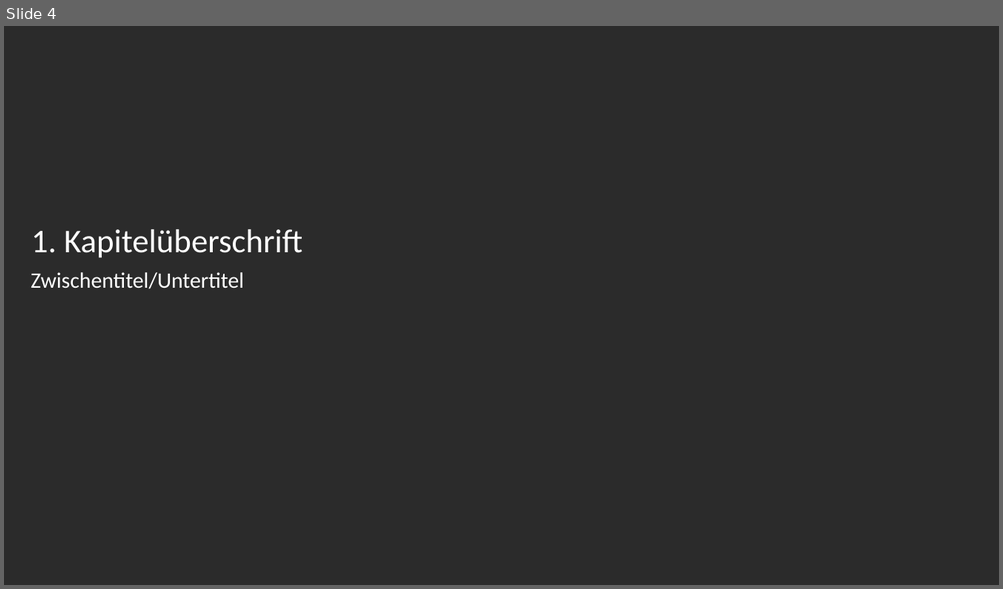
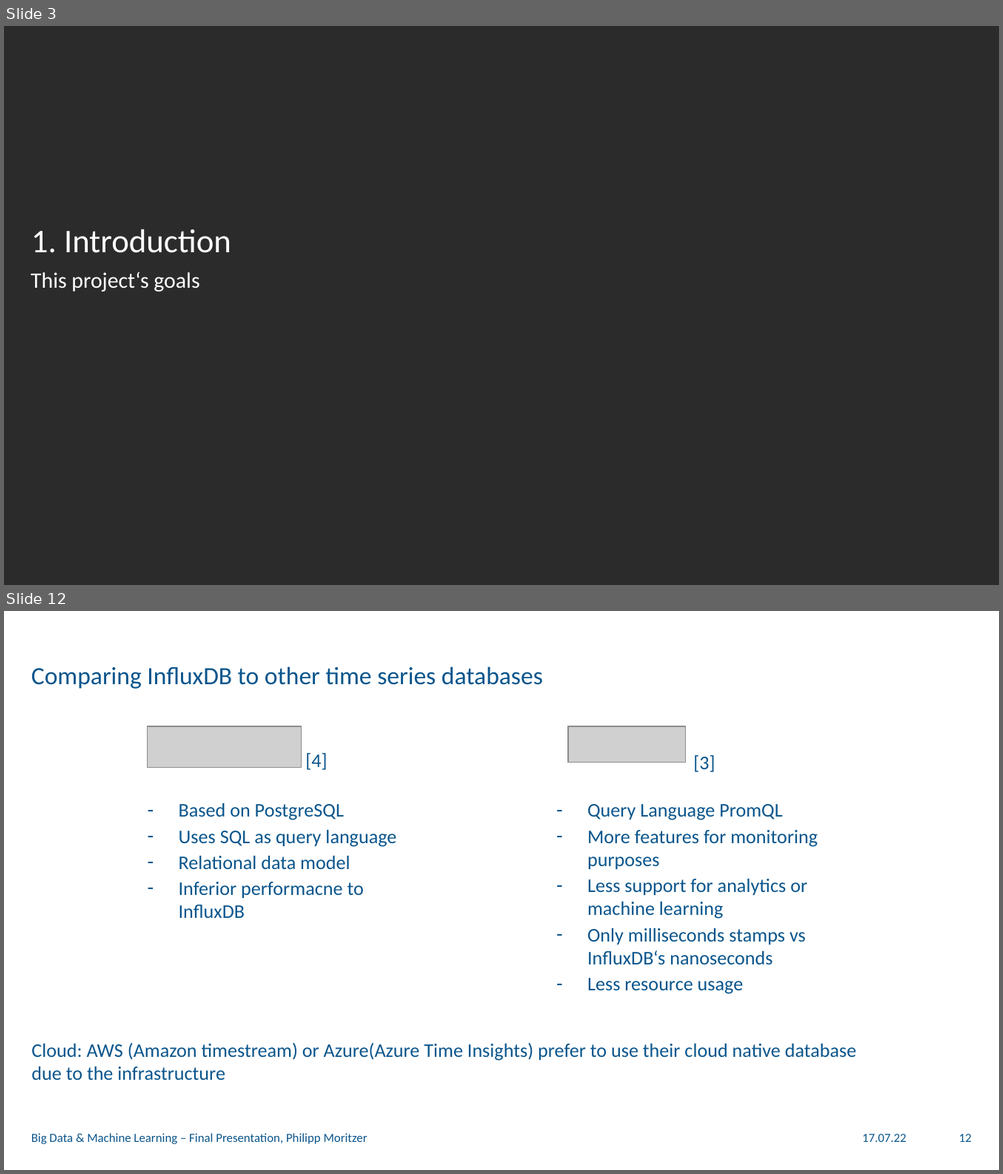
Before and after one commit to philippmoritzer/bd-ml-project, a slide deck: docs/presentation.pptx. Shown one above the other, each under a label of ours: slide 4 before the commit, slides 3 and 12 after it; the slides between them are not shown. The pictures are 1003x589 and 1003x1174 pixels, drawn with LibreOffice and Linux fonts; fonts in the diff are those of the drawing; grey boxes stand for pictures; background and template pictures are left out; a plain dark background stands for a picture behind light text. Boxes give left, top, right and bottom in pixels: in the first picture for what was removed or moved away, otherwise in the second. Text is boxed around its words. In the diff, an @@ line names an element or a change of style, - is before the commit and + after.

Commit message:
spelling

```diff
--- a/docs/presentation.pptx
+++ b/docs/presentation.pptx
@@ slide 12 added at (4,611,999,1170), background picture (left out) @@
@@ title added at (31,667,543,689), 18 pt, text #0A558C @@
+Comparing InfluxDB to other time series databases
@@ picture added at (148,726,301,767) @@
@@ picture added at (568,726,686,762) @@
@@ text added at (305,753,327,770), 14 pt, text #0A558C @@
+[4]
@@ text added at (693,755,714,772), 14 pt, text #0A558C @@
+[3]
@@ text added at (179,803,396,918), 14 pt, text #0A558C @@
+– Based on PostgreSQL
+– Uses SQL as query language
+– Relational data model
+– Inferior performacne to InfluxDB
@@ text added at (587,804,817,994), 14 pt, text #0A558C @@
+– Query Language PromQL
+– More features for monitoring purposes
+– Less support for analytics or machine learning
+– Only milliseconds stamps vs InfluxDB‘s nanoseconds
+– Less resource usage
@@ text added at (31,1043,856,1081), 14 pt, text #0A558C @@
+Cloud: AWS (Amazon timestream) or Azure(Azure Time Insights) prefer to use their cloud native database due to the infrastructure
@@ text added at (31,1133,367,1145), 9 pt, text #0A558C @@
+Big Data & Machine Learning – Final Presentation, Philipp Moritzer
@@ text added at (862,1134,906,1142), 9 pt, text #0A558C @@
+17.07.22
@@ page number added at (959,1134,971,1142), 9 pt, text #0A558C @@
+12
@@ what was slide 4 is now slide 3 @@
@@ slide 3 changed as well @@
@@ title at (31,230,231,253): text changed @@
-1. Kapitelüberschrift
+1. Introduction
@@ text at (31,272,199,292): text changed @@
-Zwischentitel/Untertitel
+This project‘s goals
```
Also in this commit, not shown: 13 other slides changed, 19 other slides added, 11 slides removed.
